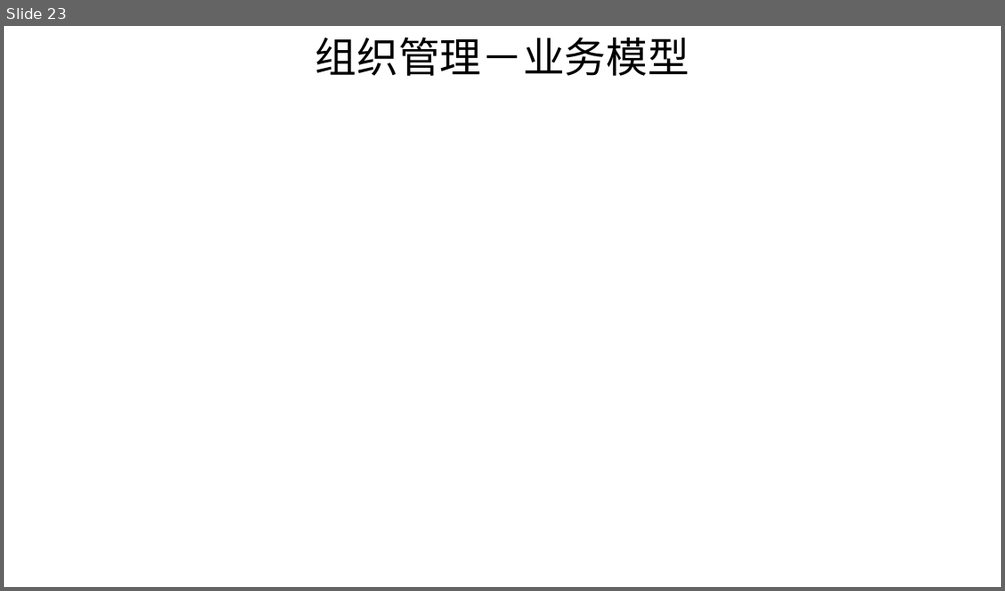
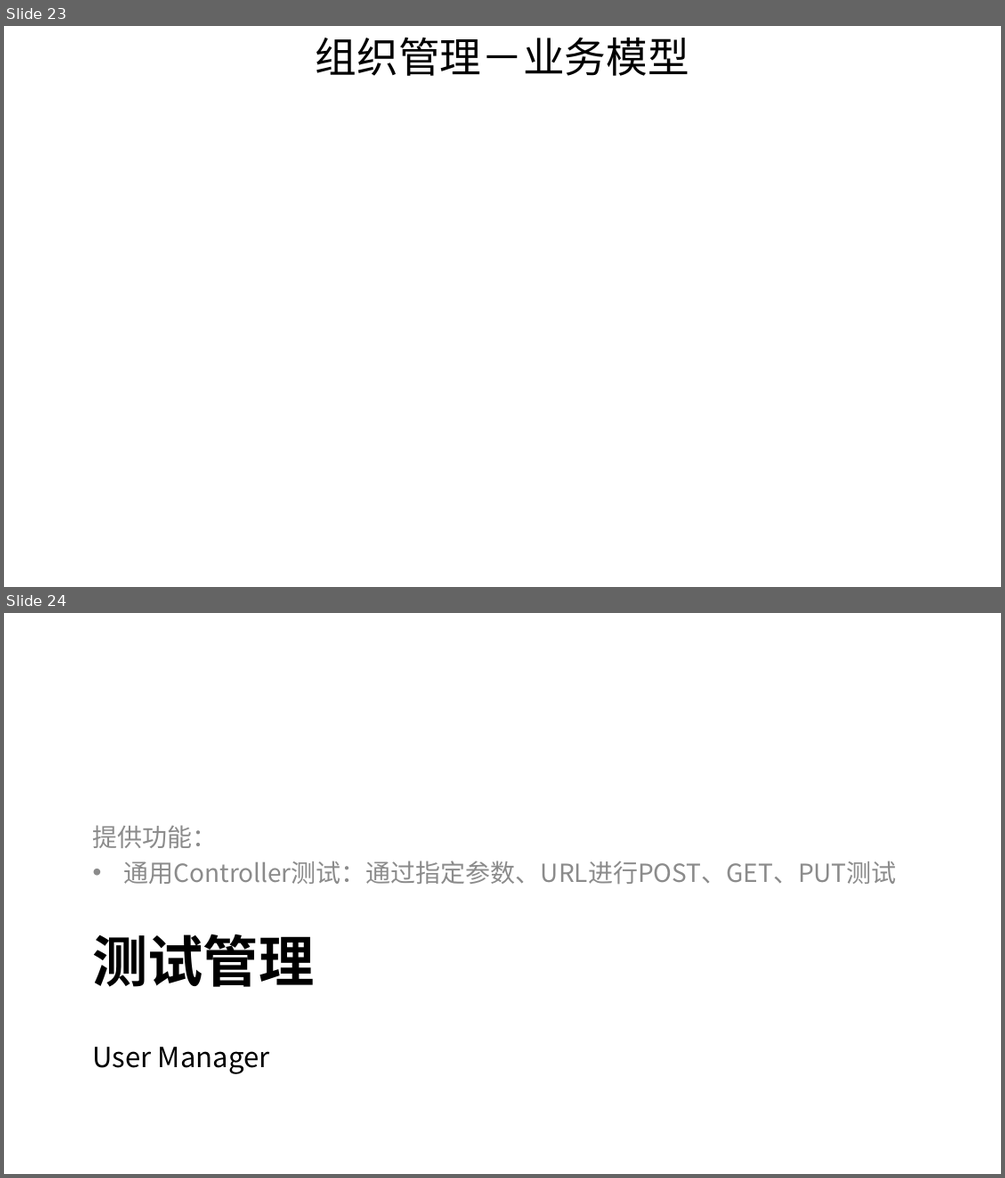
Before and after one commit to shiyunlai/tistools, a slide deck: TIStools.pptx. Shown one above the other, each under a label of ours: slide 23 before the commit, slides 23 and 24 after it. The pictures are 1005x591 and 1005x1178 pixels, drawn with LibreOffice and Linux fonts; fonts in the diff are those of the drawing. Boxes give left, top, right and bottom in pixels: in the first picture for what was removed or moved away, otherwise in the second. Text is boxed around its words. In the diff, an @@ line names an element or a change of style, - is before the commit and + after.

```diff
--- a/TIStools.pptx
+++ b/TIStools.pptx
@@ slide 24 added at bbox=[4, 613, 1001, 1174], background #FFFFFF @@
@@ text added at bbox=[93, 825, 897, 884], 18 pt, text #8C8C8C @@
+提供功能：
+• 通用Controller测试：通过指定参数、URL进行POST、GET、PUT测试
@@ title added at bbox=[93, 933, 315, 987], 40 pt, text #000000, bold @@
+测试管理
@@ text added at bbox=[93, 1046, 270, 1074], 20 pt, text #000000 @@
+User Manager
```
Also in this commit, not shown: 2 other slides added.
